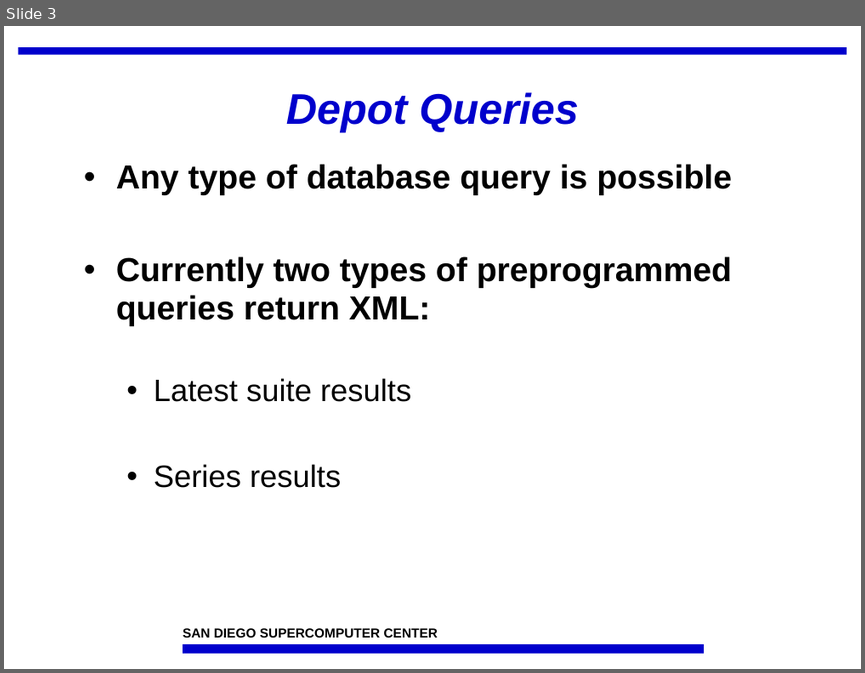
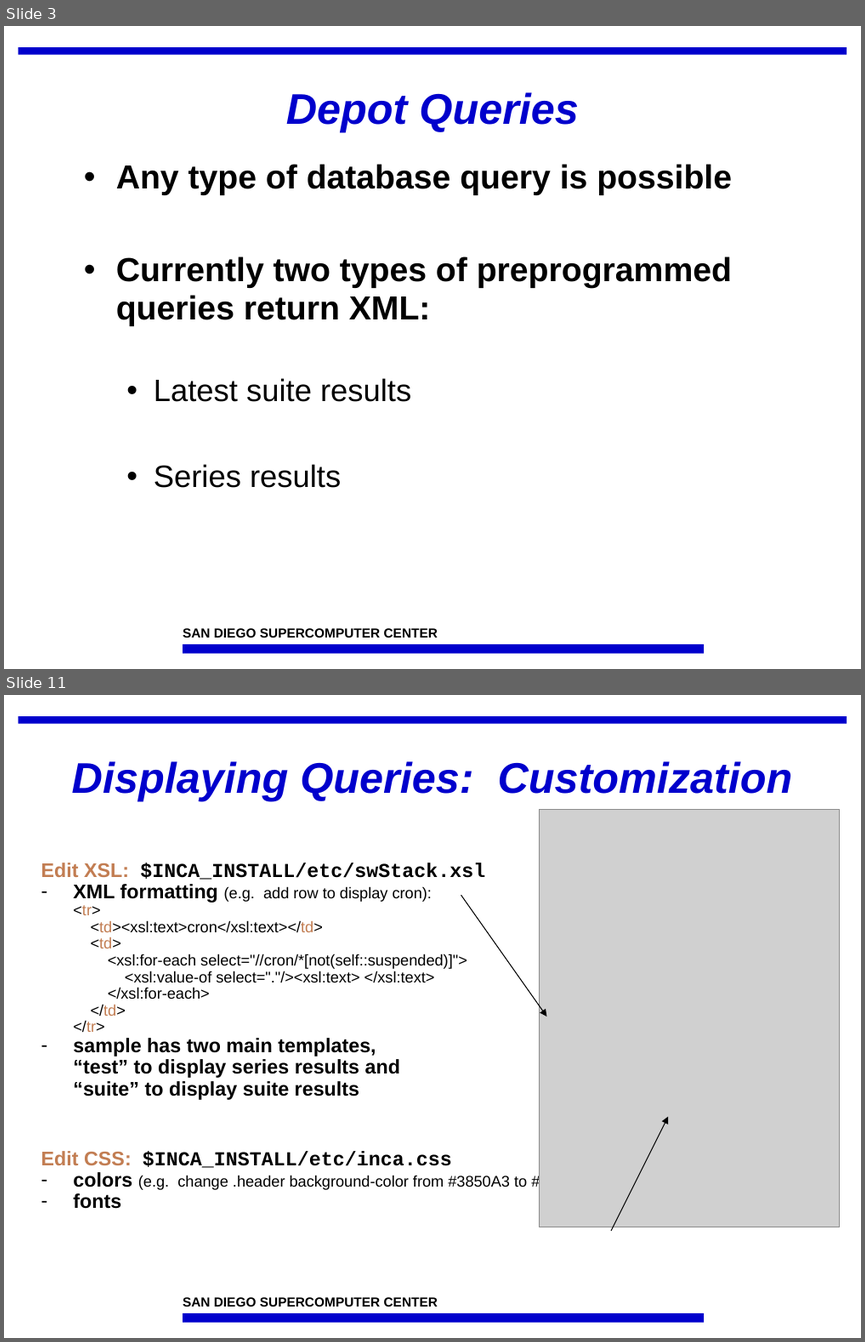
Before and after one commit to IncaProject/inca-xsede, a slide deck: talks/feb-06-workshop/dataConsumers.ppt. Shown one above the other, each under a label of ours: slide 3 before the commit, slides 3 and 11 after it; the slides between them are not shown. The pictures are 865x673 and 865x1342 pixels, drawn with LibreOffice and Linux fonts; fonts in the diff are those of the drawing; grey boxes stand for pictures; background and template pictures are left out. Boxes give left, top, right and bottom in pixels: in the first picture for what was removed or moved away, otherwise in the second. Text is boxed around its words. In the diff, an @@ line names an element or a change of style, - is before the commit and + after.

```diff
--- a/talks/feb-06-workshop/dataConsumers.ppt
+++ b/talks/feb-06-workshop/dataConsumers.ppt
@@ slide 11 added at [4,695,861,1338], background #FFFFFF; not listed: 3 template elements that a slide beside it also shows @@
@@ title added at [72,761,793,801], 36 pt, text #0000CC, bold, italic @@
+Displaying Queries: Customization
@@ picture added at [540,809,840,1226] @@
@@ text added at [41,862,599,1208], 12.9 pt, text #000000 @@
+Edit XSL: $INCA_INSTALL/etc/swStack.xsl
+– XML formatting (e.g. add row to display cron):
+  <tr>
+  <td><xsl:text>cron</xsl:text></td>
+  <td>
+  <xsl:for-each select="//cron/*[not(self::suspended)]">
+  <xsl:value-of select="."/><xsl:text> </xsl:text>
+  </xsl:for-each>
+  </td>
+  </tr>
+– sample has two main templates,
+  “test” to display series results and
+  “suite” to display suite results
+Edit CSS: $INCA_INSTALL/etc/inca.css
+– colors (e.g. change .header background-color from #3850A3 to #D07651)
+– fonts
@@ arrow added from (460, 895) to (546, 1016), #000000 0.74 pt @@
@@ arrow added from (611, 1231) to (668, 1117), #000000 0.74 pt @@
```
Also in this commit, not shown: 7 slides changed.
